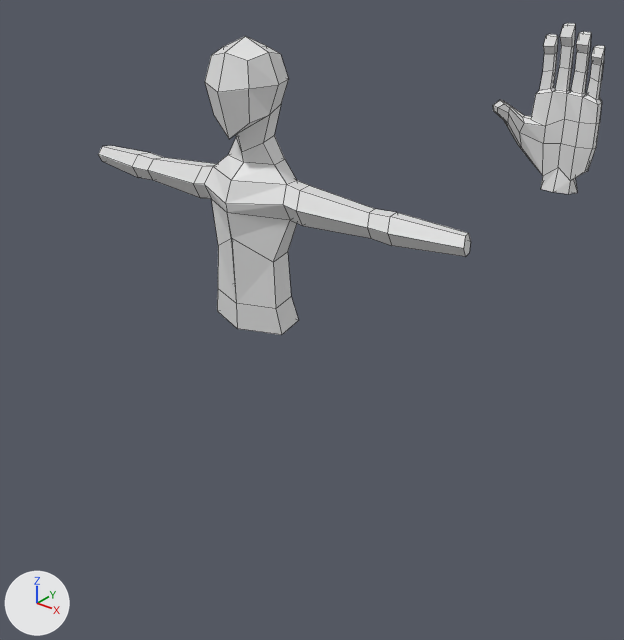
An edit to the Blender file Art/rigging-model.blend, drawn before and after from the same camera.
The view is the same before and after, from a camera (50 mm lens) standing at (24.9, -26.8, 6.7) and looking at (2.4, 1.4, -10.8). Every picture has the same lights, and +X, +Y and +Z are marked at lower left. Mesh edges are drawn as thin lines.

Before the edit, the objects in view are built like this:
```python
me_cube = bpy.data.meshes.new('Cube')
me_cube.from_pydata(...)  # 73 vertices, 59 faces, 1 loose edge; spans x 0.0..10.52, y -1.72..1.95, z -11.0..1.73
me_cube.materials.append(mat_material)  # white #e7e7e7
me_cube_001 = bpy.data.meshes.new('Cube.001')
me_cube_001.from_pydata(...)  # 249 vertices, 246 faces; spans x -2.05..1.0, y -4.39..1.64, z -1.69..2.76
ob_cube = bpy.data.objects.new('Cube', me_cube)
ob_cube.location = (0.0, 0.0, 0.0)
_m = ob_cube.modifiers.new('Mirror', 'MIRROR')
_m.use_clip = True
ob_cube_001 = bpy.data.objects.new('Cube.001', me_cube_001)
ob_cube_001.location = (13.91, 0.0, 0.0)
ob_cube_001.scale = (1.05, 0.241, 1.19)
```
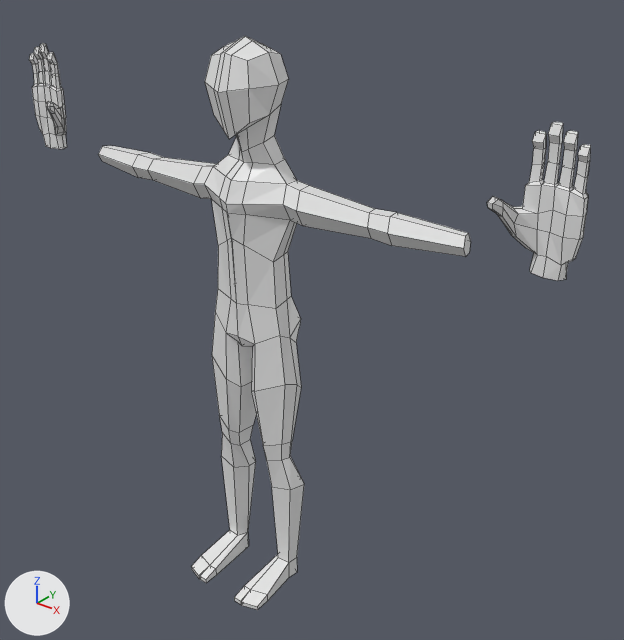
Boxes [x1, y1, x2, y2] around the edits, measured in the pictures (624 x 640 px):
'Cube', reshaped (50% wider, 92% taller)
    before: [98, 36, 471, 335]
    after: [29, 36, 590, 610]
'Cube.001', deleted
    before: [493, 23, 605, 194]
part 1 of me_cube, added
    after: [29, 43, 590, 281]
part 2 of me_cube, built on
    before: [217, 289, 298, 335]
    after: [191, 38, 304, 610]

The change, as a list of edits to the scene's bpy script:
```text
Change me_cube:
    used by ob_cube; location = (0.0, 0.0, 0.0)
    remove me_cube.from_pydata(...)  # 73 vertices, 59 faces, 1 loose edge; spans x 0.0..10.52, y -1.72..1.95, z -11.0..1.73
    add me_cube.from_pydata(...)  # 431 vertices, 414 faces, 2 loose edges; spans x 0.0..14.96, y -3.26..1.95, z -25.28..1.73
    me_cube part 1: a new loose piece of 243 vertices spanning x 12.02..14.96, y -1.4..0.39, z -5.05..0.23, in mat_material (white #e7e7e7)
    me_cube part 2: 3 vertices removed from x 0.0..2.03, y -1.17..1.24, z -11.0..-10.98; 117 vertices added at x 0.0..10.46, y -3.26..1.74, z -25.28..1.58
Remove ob_cube_001:
    ob_cube_001 = bpy.data.objects.new('Cube.001', me_cube_001)
    ob_cube_001.location = (13.91, 0.0, 0.0)
    ob_cube_001.scale = (1.05, 0.241, 1.19)
```
